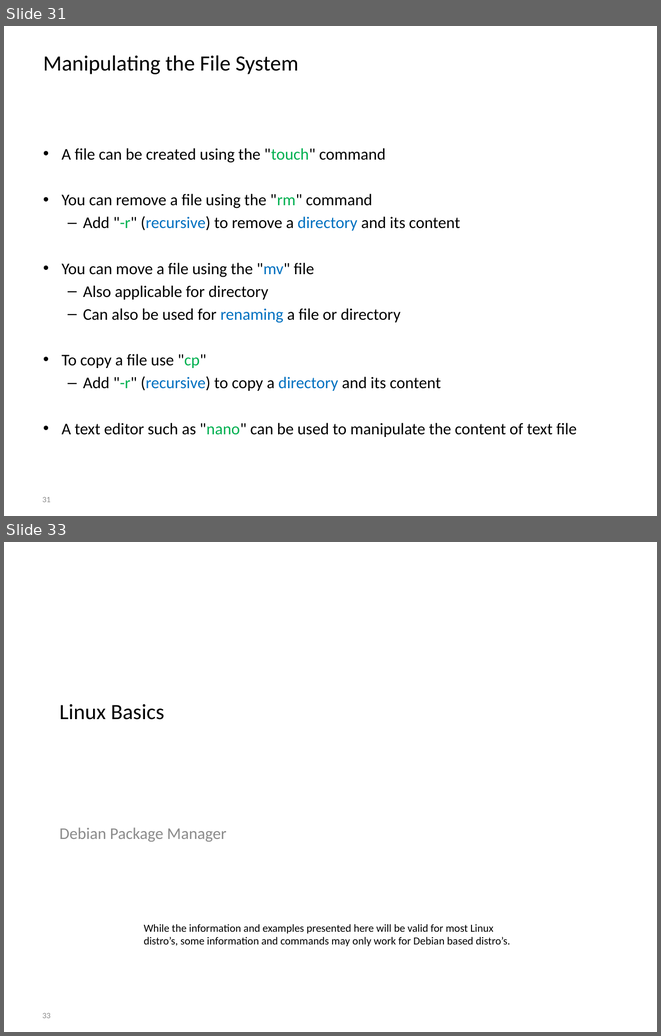
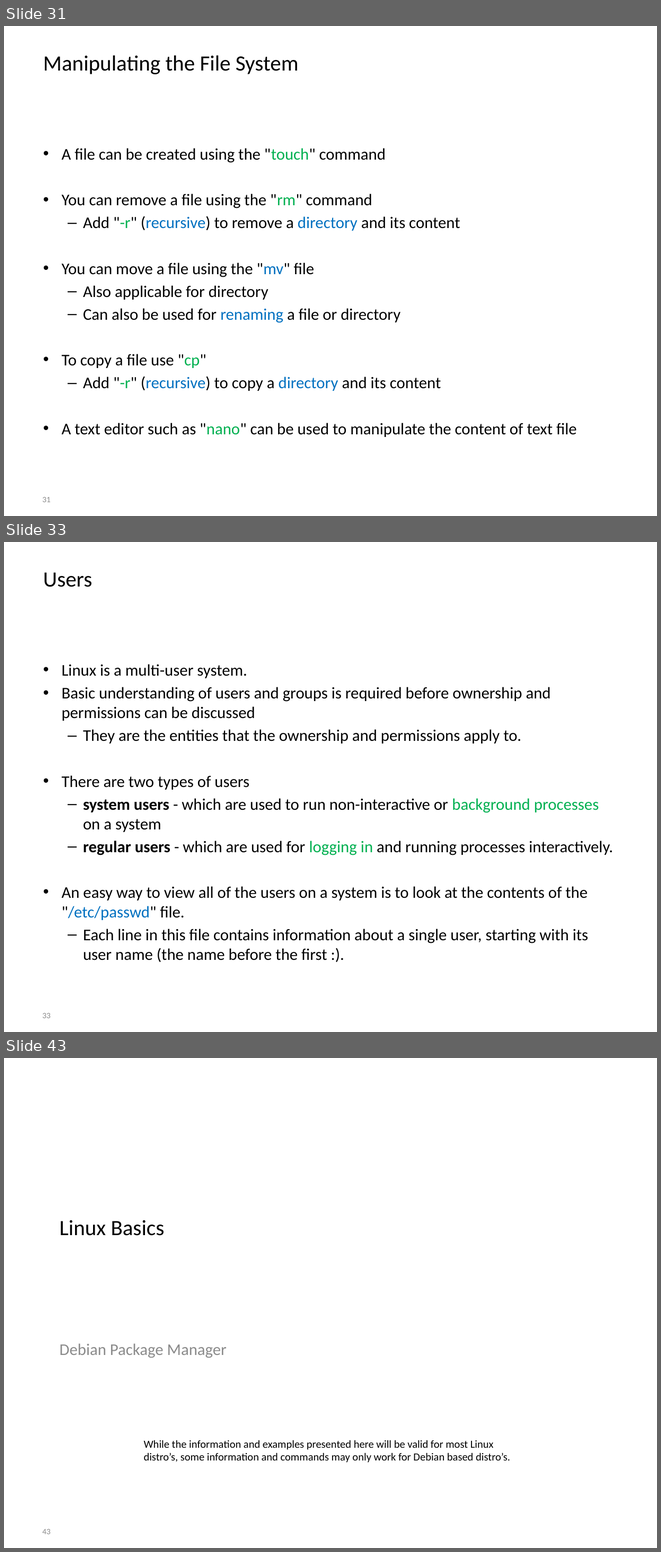
Before and after one commit to BioBoost/multimediatechnieken, a slide deck: slides/introduction_to_linux.pptx. Shown one above the other, each under a label of ours: slides 31 and 33 before the commit, slides 31, 33 and 43 after it; the slides between them are not shown. The pictures are 661x1036 and 661x1552 pixels, drawn with LibreOffice and Linux fonts; fonts in the diff are those of the drawing; background and template pictures are left out. Boxes give left, top, right and bottom in pixels: in the first picture for what was removed or moved away, otherwise in the second. Text is boxed around its words. In the diff, an @@ line names an element or a change of style, - is before the commit and + after.

Commit message:
Slides and course on linux file permissions

```diff
--- a/slides/introduction_to_linux.pptx
+++ b/slides/introduction_to_linux.pptx
@@ slide 33 added at (x1=4, y1=542, x2=657, y2=1032), background picture (left out) @@
@@ title added at (x1=43, y1=572, x2=93, y2=587), 24 pt, text #000000 @@
+Users
@@ text added at (x1=62, y1=664, x2=613, y2=962), 18 pt, text #000000 @@
+• Linux is a multi-user system.
+• Basic understanding of users and groups is required before ownership and permissions can be discussed
+  – They are the entities that the ownership and permissions apply to.
+• There are two types of users
+  – system users - which are used to run non-interactive or background processes on a system
+  – regular users - which are used for logging in and running processes interactively.
+• An easy way to view all of the users on a system is to look at the contents of the "/etc/passwd" file.
+  – Each line in this file contains information about a single user, starting with its user name (the name before the first :).
@@ page number added at (x1=42, y1=1013, x2=51, y2=1018), 9 pt, text #8C8C8C @@
+33
@@ what was slide 33 is now slide 43 @@
@@ page number at (x1=42, y1=1529, x2=51, y2=1534): text changed @@
-33
+43
```
Also in this commit, not shown: 1 slide changed, 9 other slides added, 1 other file.
